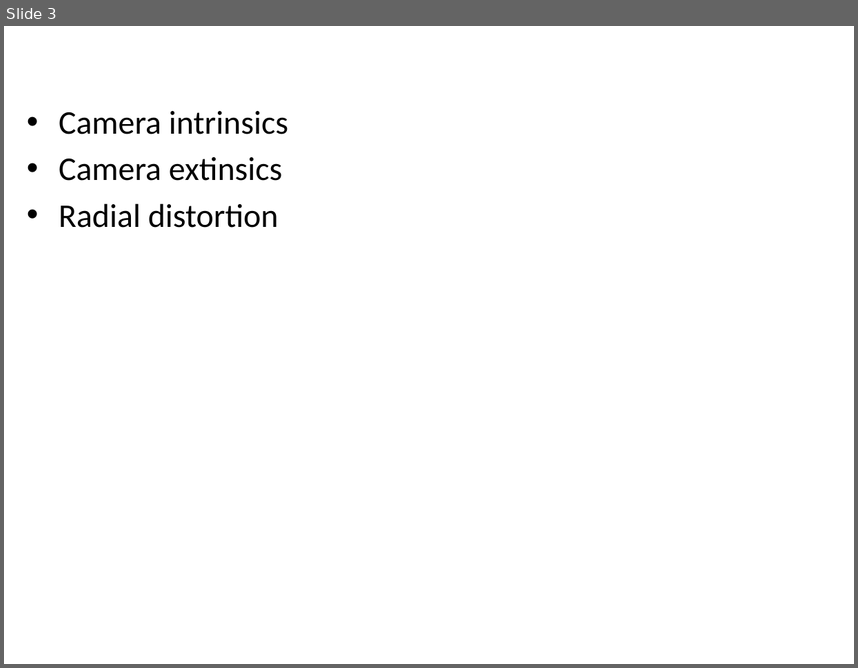
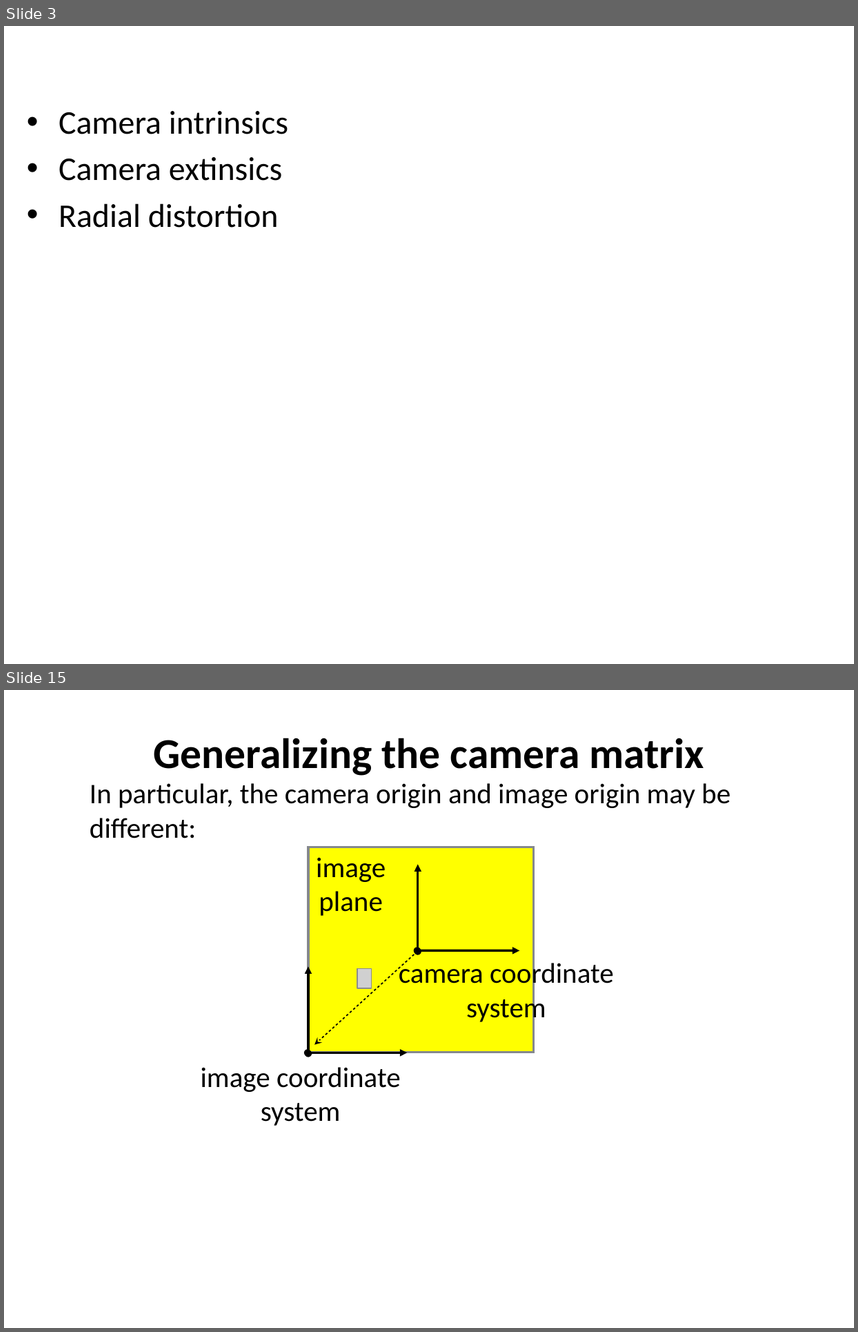
Before and after one commit to YoniChechik/AI_is_Math, a slide deck: c_07_camera_calibration/camera calibration.pptx. Shown one above the other, each under a label of ours: slide 3 before the commit, slides 3 and 15 after it; the slides between them are not shown. The pictures are 858x668 and 858x1332 pixels, drawn with LibreOffice and Linux fonts; fonts in the diff are those of the drawing; grey boxes stand for pictures. Boxes give left, top, right and bottom in pixels: in the first picture for what was removed or moved away, otherwise in the second. Text is boxed around its words. In the diff, an @@ line names an element or a change of style, - is before the commit and + after.

```diff
--- a/c_07_camera_calibration/camera calibration.pptx
+++ b/c_07_camera_calibration/camera calibration.pptx
@@ slide 15 added at [4, 690, 854, 1328], background #FFFFFF @@
@@ title added at [153, 738, 704, 776], 36 pt, text #000000, bold @@
+Generalizing the camera matrix
@@ text added at [90, 783, 731, 838], 24 pt, text #000000 @@
+In particular, the camera origin and image origin may be different:
@@ rectangle added at [308, 847, 534, 1052], fill #FFFF00, outline #85888D 2 pt @@
@@ text added at [316, 857, 386, 916], 24 pt, text #000000 @@
+image plane
@@ double arrow added from (418, 951) to (418, 865), #000000 2 pt @@
@@ arrow added from (414, 954) to (314, 1045), #000000 1 pt @@
@@ double arrow added from (417, 950) to (520, 950), #000000 2 pt @@
@@ double arrow added from (308, 1053) to (308, 966), #000000 2 pt @@
@@ picture added at [358, 968, 372, 987] @@
@@ text added at [399, 960, 614, 1024], 24 pt, text #000000 @@
+camera coordinate system
@@ double arrow added from (308, 1052) to (407, 1052), #000000 2 pt @@
@@ text added at [201, 1067, 401, 1125], 24 pt, text #000000 @@
+image coordinate system
```
Also in this commit, not shown: 1 slide changed, 12 other slides added, 9 other files.
